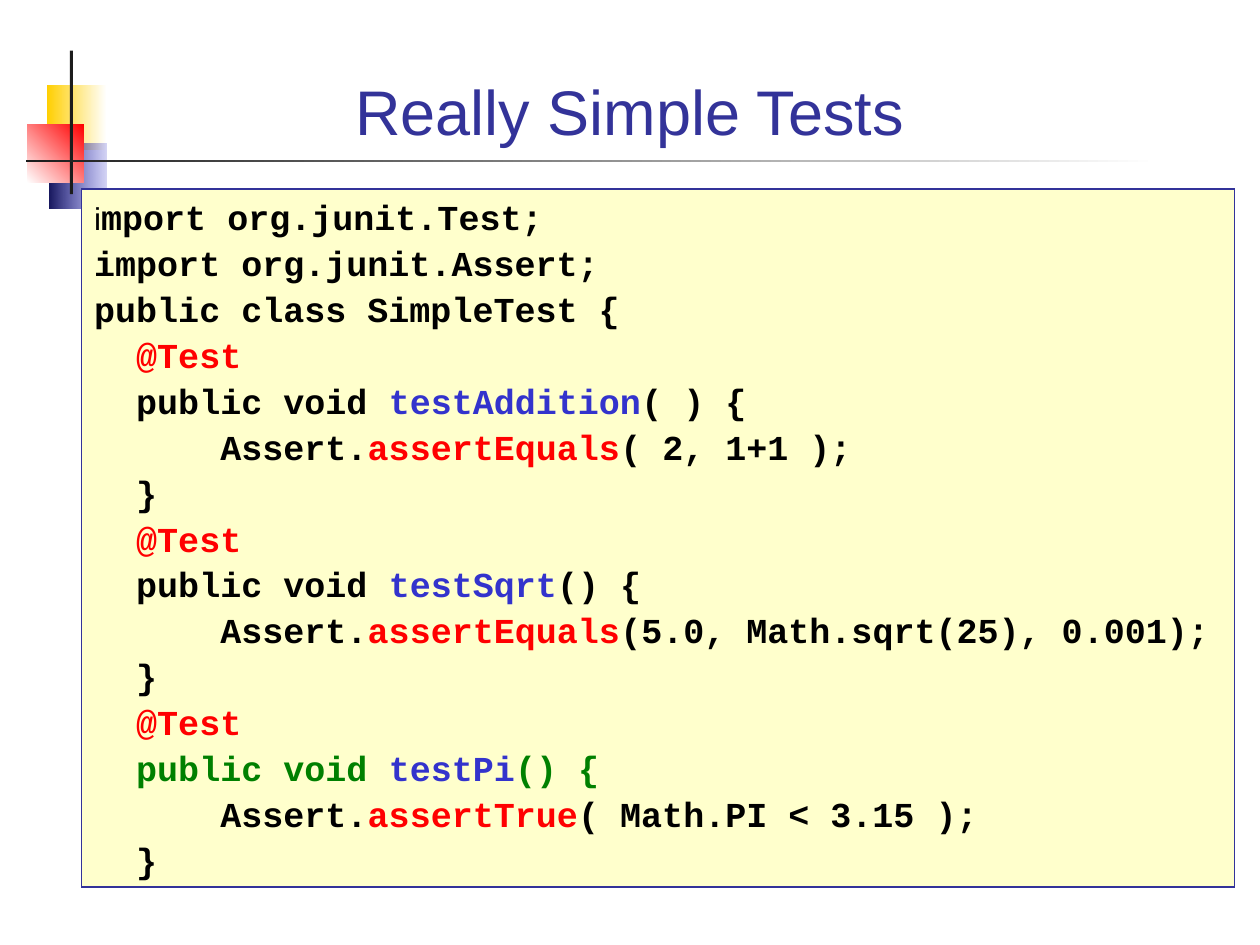
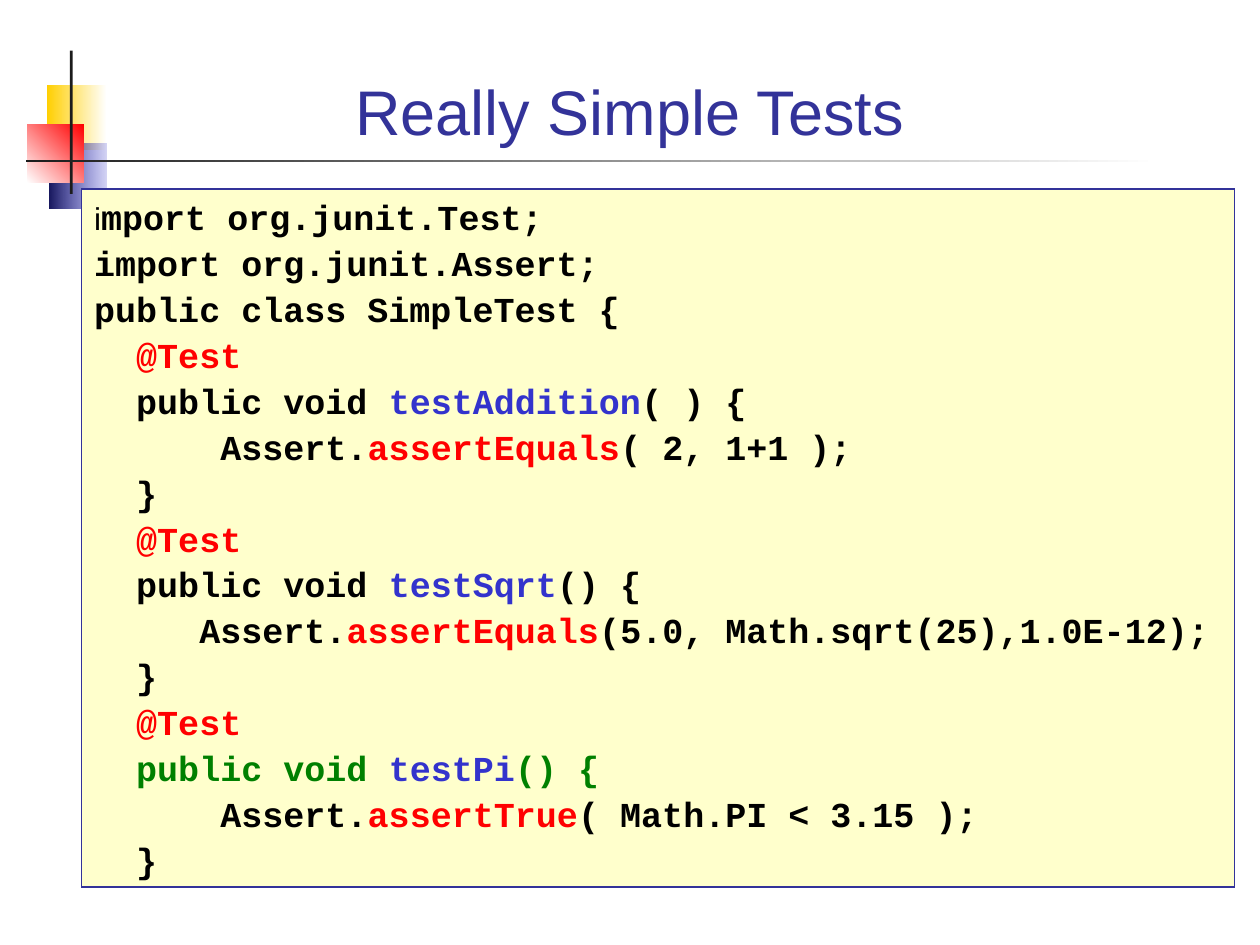
Before and after one commit to skeoop/skeoop.github.io, a slide deck: slide 12 of week10/UnitTesting.ppt. Drawn at 1260x945 pixels with LibreOffice and Linux fonts; fonts in the diff are those of the drawing. Boxes give left, top, right and bottom in pixels: in the first picture for what was removed or moved away, otherwise in the second. Text is boxed around its words. In the diff, an @@ line names an element or a change of style, - is before the commit and + after.

```diff
--- a/week10/UnitTesting.ppt
+++ b/week10/UnitTesting.ppt
@@ text in rectangle at (199,619,1208,651): text changed @@
-Assert.assertEquals(5.0, Math.sqrt(25), 0.001);
+Assert.assertEquals(5.0, Math.sqrt(25),1.0E-12);
```
Also in this commit, not shown: 36 other slides changed, 2 other files.
